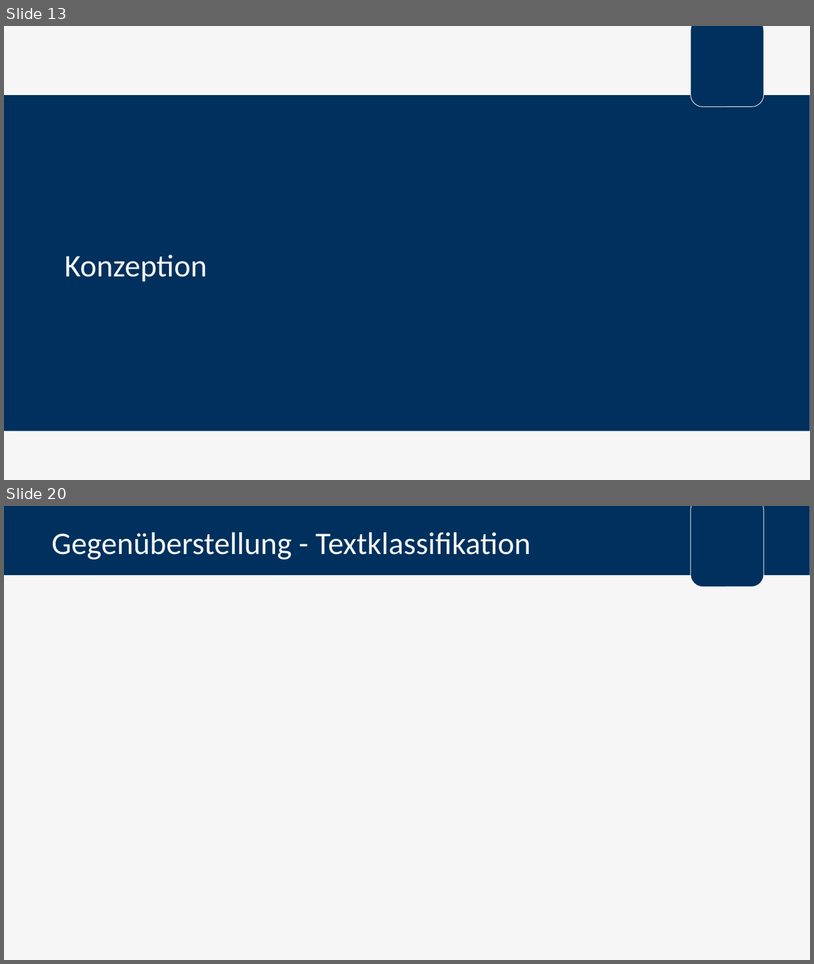
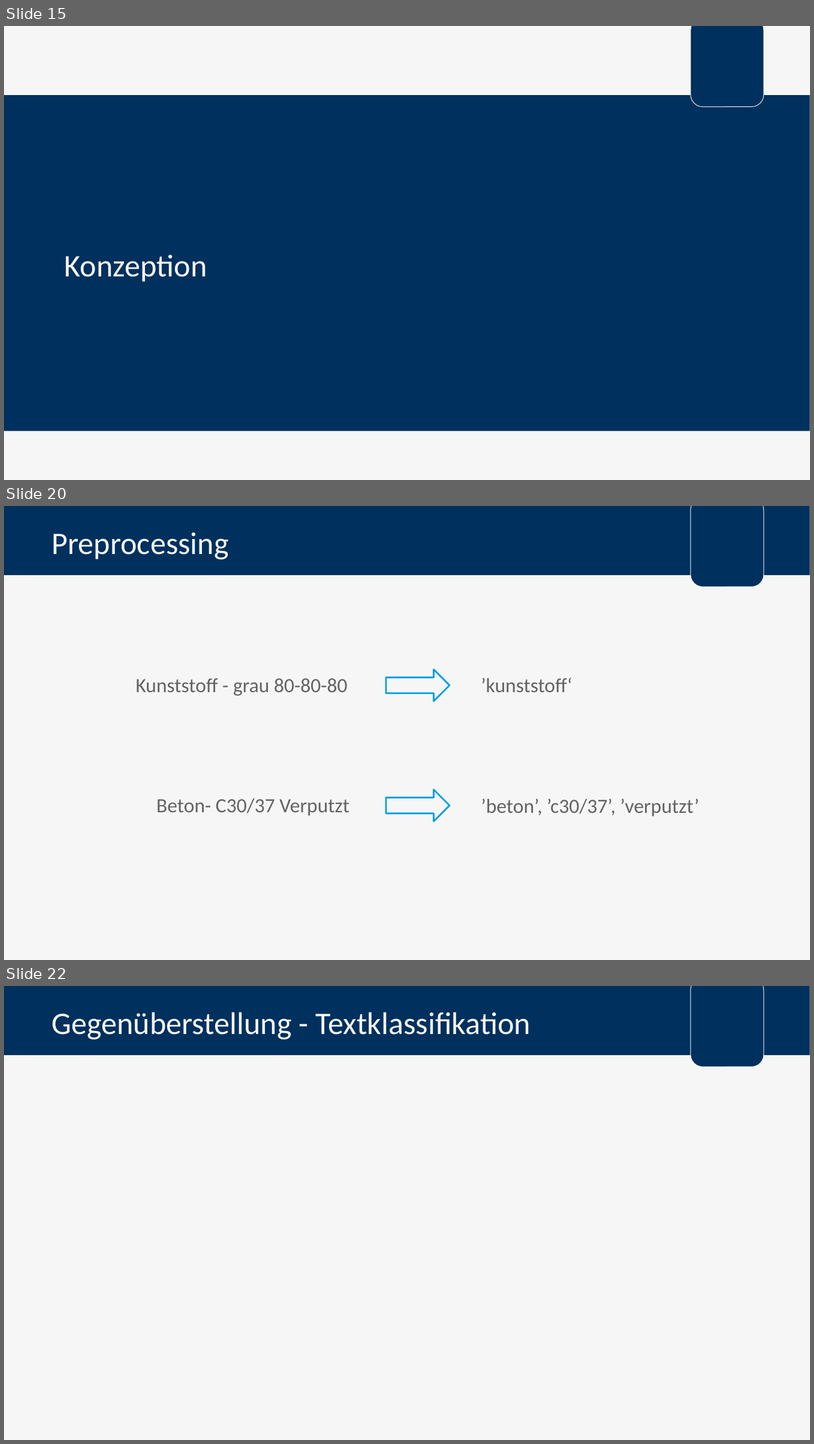
Before and after one commit to FlowBYRN/BaMaterialStandartisation, a slide deck: documents/Verteidigung.pptx. Shown one above the other, each under a label of ours: slides 13 and 20 before the commit, slides 15, 20 and 22 after it; the slides between them are not shown. The pictures are 814x964 and 814x1444 pixels, drawn with LibreOffice and Linux fonts; fonts in the diff are those of the drawing; background and template pictures are left out. Boxes give left, top, right and bottom in pixels: in the first picture for what was removed or moved away, otherwise in the second. Text is boxed around its words. In the diff, an @@ line names an element or a change of style, - is before the commit and + after.

```diff
--- a/documents/Verteidigung.pptx
+++ b/documents/Verteidigung.pptx
@@ slide 20 added at [4,506,810,960], background #F6F6F6; not listed: 2 template elements that a slide beside it also shows @@
@@ title added at [51,532,229,559], 28 pt, text #F6F6F6 @@
+Preprocessing
@@ text added at [136,678,348,696], 18 pt, text #646363 @@
+Kunststoff - grau 80-80-80
@@ right arrow added at [386,670,450,701], fill #F6F6F6, outline #009FE3 1.5 pt @@
@@ text added at [481,678,572,692], 18 pt, text #646363 @@
+’kunststoff‘
@@ right arrow added at [386,789,450,820], fill #F6F6F6, outline #009FE3 1.5 pt @@
@@ text added at [156,798,350,816], 18 pt, text #646363 @@
+Beton- C30/37 Verputzt
@@ text added at [481,798,699,816], 18 pt, text #646363 @@
+’beton’, ’c30/37’, ’verputzt’
@@ what was slide 13 is now slide 15 @@
@@ what was slide 20 is now slide 22 @@
```
Also in this commit, not shown: 8 slides changed, 8 other slides added, 5 slides removed, 3 other files.
